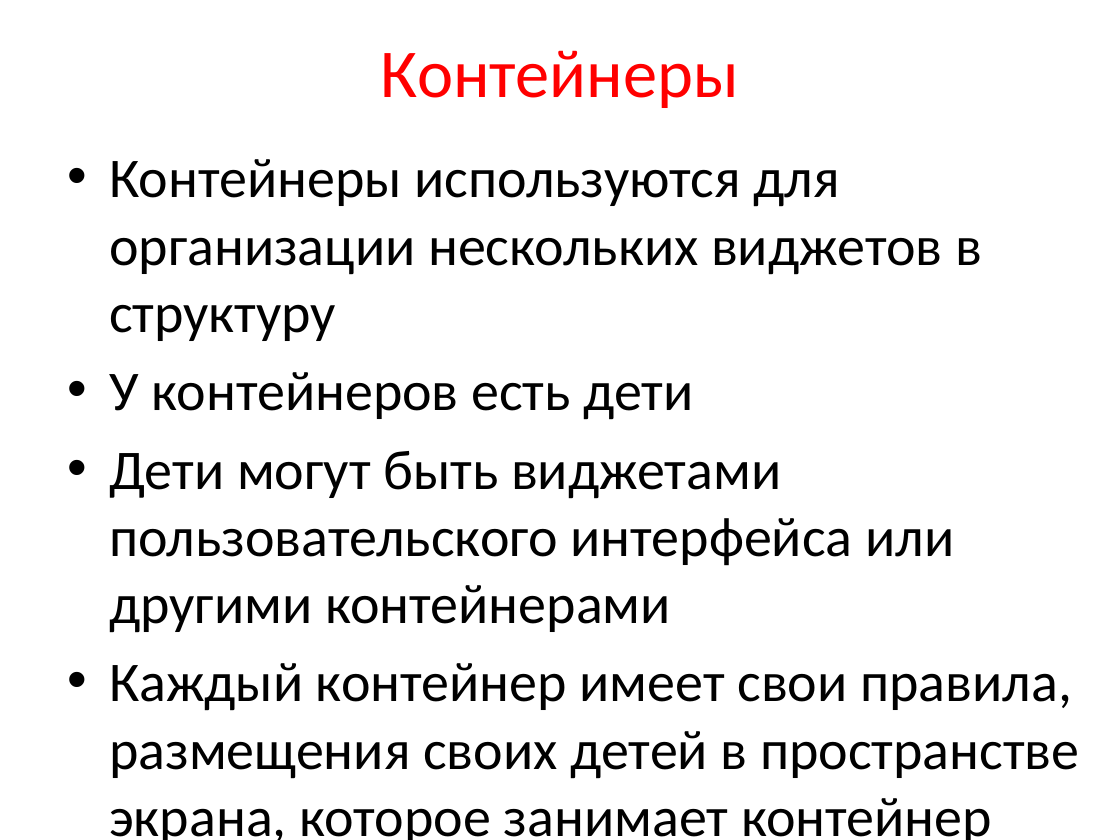
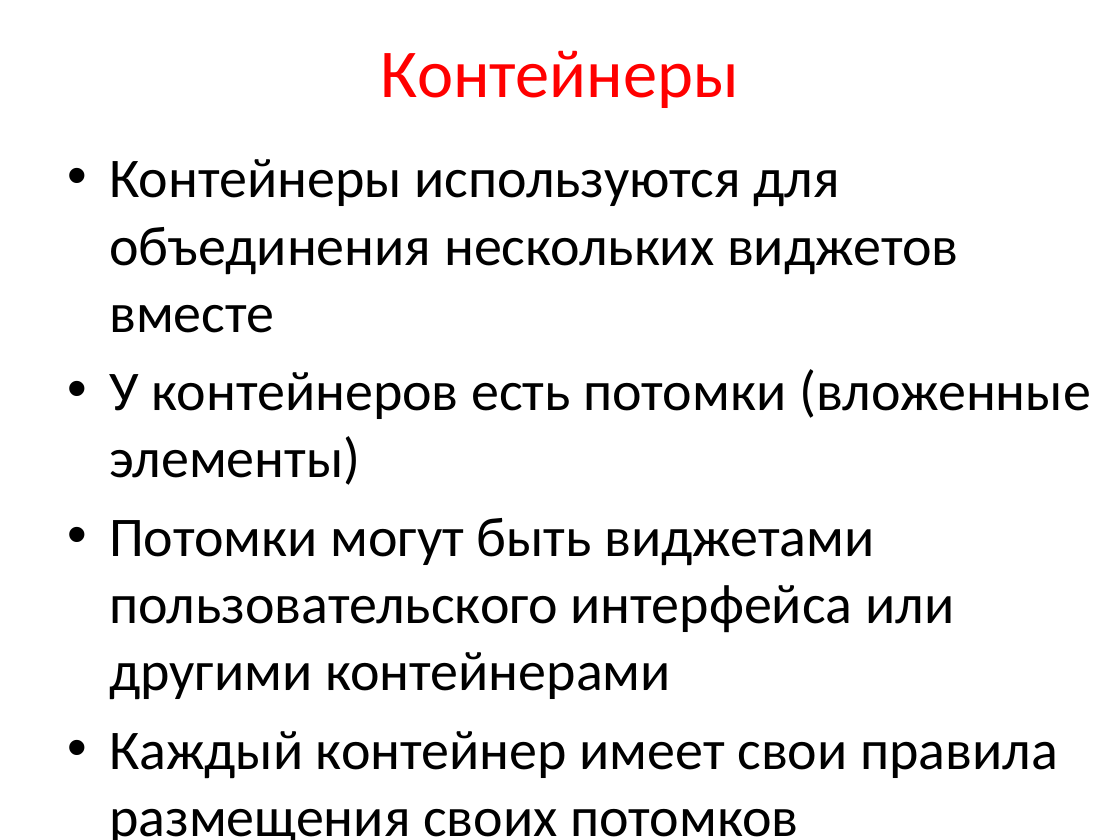
Before and after one commit to maxchv/Android, a slide deck: slide 13 of presentation/3_BasicUI.pptx. Drawn at 1120x840 pixels with LibreOffice and Linux fonts; fonts in the diff are those of the drawing. Boxes give left, top, right and bottom in pixels: in the first picture for what was removed or moved away, otherwise in the second. Text is boxed around its words. In the diff, an @@ line names an element or a change of style, - is before the commit and + after.

```diff
--- a/presentation/3_BasicUI.pptx
+++ b/presentation/3_BasicUI.pptx
@@ text at bbox=[109, 159, 1091, 840]: text changed @@
-• Контейнеры используются для организации нескольких виджетов в структуру
-• У контейнеров есть дети
-• Дети могут быть виджетами пользовательского интерфейса или другими контейнерами
-• Каждый контейнер имеет свои правила, размещения своих детей в пространстве экрана, которое занимает контейнер
+• Контейнеры используются для объединения нескольких виджетов вместе
+• У контейнеров есть потомки (вложенные элементы)
+• Потомки могут быть виджетами пользовательского интерфейса или другими контейнерами
+• Каждый контейнер имеет свои правила размещения своих потомков
```
Also in this commit, not shown: 20 other slides changed, 8 slides added, 10 slides removed.
